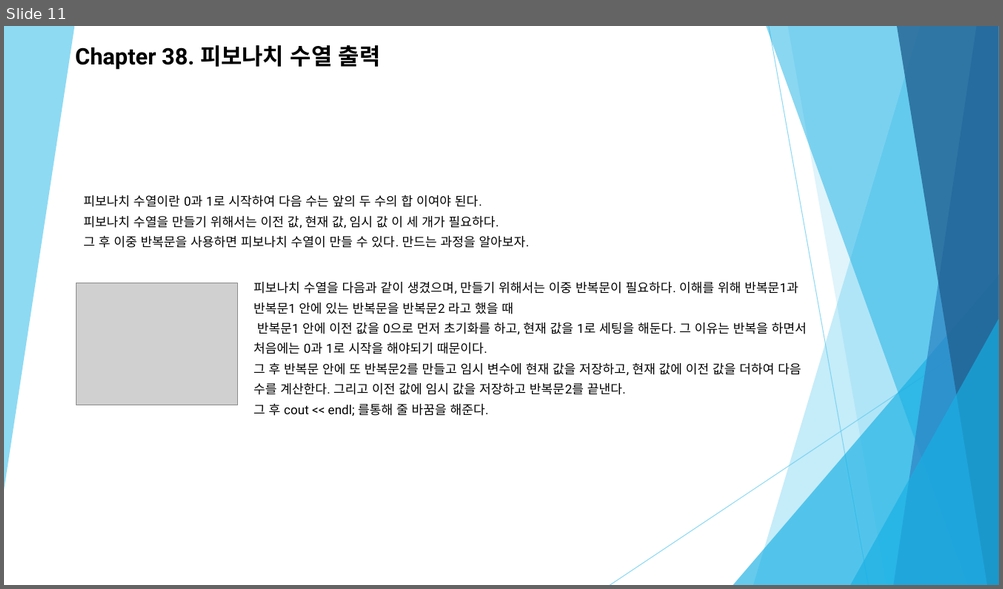
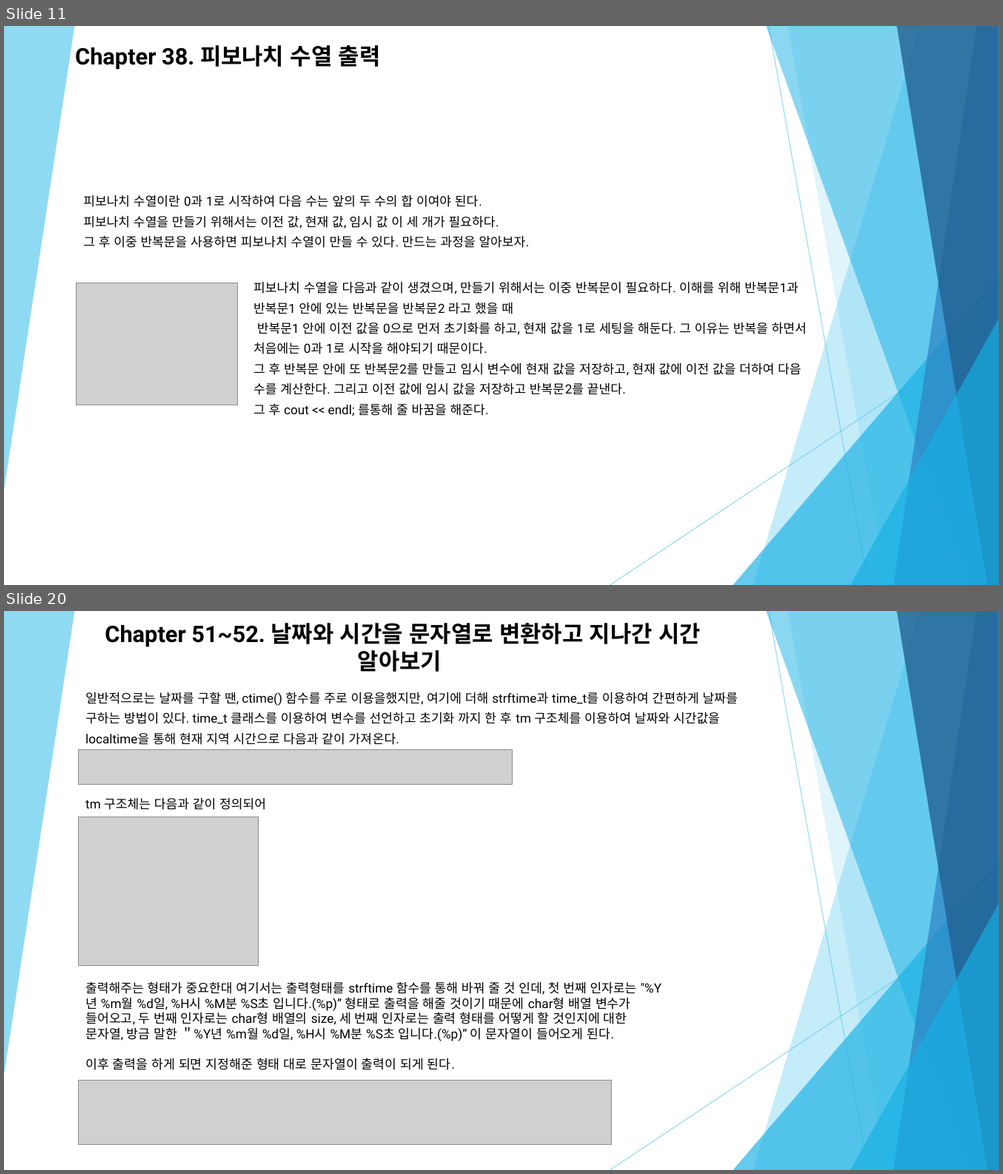
Before and after one commit to Zoselro/C-200, a slide deck: 세미나 자료/C++ 세미나 두 번째(1).pptx. Shown one above the other, each under a label of ours: slide 11 before the commit, slides 11 and 20 after it; the slides between them are not shown. The pictures are 1003x589 and 1003x1174 pixels, drawn with LibreOffice and Linux fonts; fonts in the diff are those of the drawing; grey boxes stand for pictures. Boxes give left, top, right and bottom in pixels: in the first picture for what was removed or moved away, otherwise in the second. Text is boxed around its words. In the diff, an @@ line names an element or a change of style, - is before the commit and + after.

```diff
--- a/세미나 자료/C++ 세미나 두 번째(1).pptx
+++ b/세미나 자료/C++ 세미나 두 번째(1).pptx
@@ slide 20 added at (4,611,999,1170), background #FFFFFF; not listed: 10 template elements that a slide beside it also shows @@
@@ text added at (105,623,700,672), 22 pt, text #000000, bold @@
+Chapter 51~52. 날짜와 시간을 문자열로 변환하고 지나간 시간 알아보기
@@ text added at (85,692,737,745), 12.2 pt, text #000000 @@
+일반적으로는 날짜를 구할 땐, ctime() 함수를 주로 이용을했지만, 여기에 더해 strftime과 time_t를 이용하여 간편하게 날짜를 구하는 방법이 있다. time_t 클래스를 이용하여 변수를 선언하고 초기화 까지 한 후 tm 구조체를 이용하여 날짜와 시간값을 localtime을 통해 현재 지역 시간으로 다음과 같이 가져온다.
@@ picture added at (79,750,512,785) @@
@@ text added at (85,798,266,817), 12.2 pt, text #000000 @@
+tm 구조체는 다음과 같이 정의되어 있다.
@@ picture added at (79,817,259,965) @@
@@ text added at (85,982,637,1071), 12.3 pt, text #000000 @@
+출력해주는 형태가 중요한대 여기서는 출력형태를 strftime 함수를 통해 바꿔 줄 것 인데, 첫 번째 인자로는 "%Y년 %m월 %d일, %H시 %M분 %S초 입니다.(%p)” 형태로 출력을 해줄 것이기 때문에 char형 배열 변수가 들어오고, 두 번째 인자로는 char형 배열의 size, 세 번째 인자로는 출력 형태를 어떻게 할 것인지에 대한 문자열, 방금 말한 ＂%Y년 %m월 %d일, %H시 %M분 %S초 입니다.(%p)” 이 문자열이 들어오게 된다.
+이후 출력을 하게 되면 지정해준 형태 대로 문자열이 출력이 되게 된다.
@@ picture added at (79,1081,612,1145) @@
```
Also in this commit, not shown: 1 slide changed, 24 other slides added.
